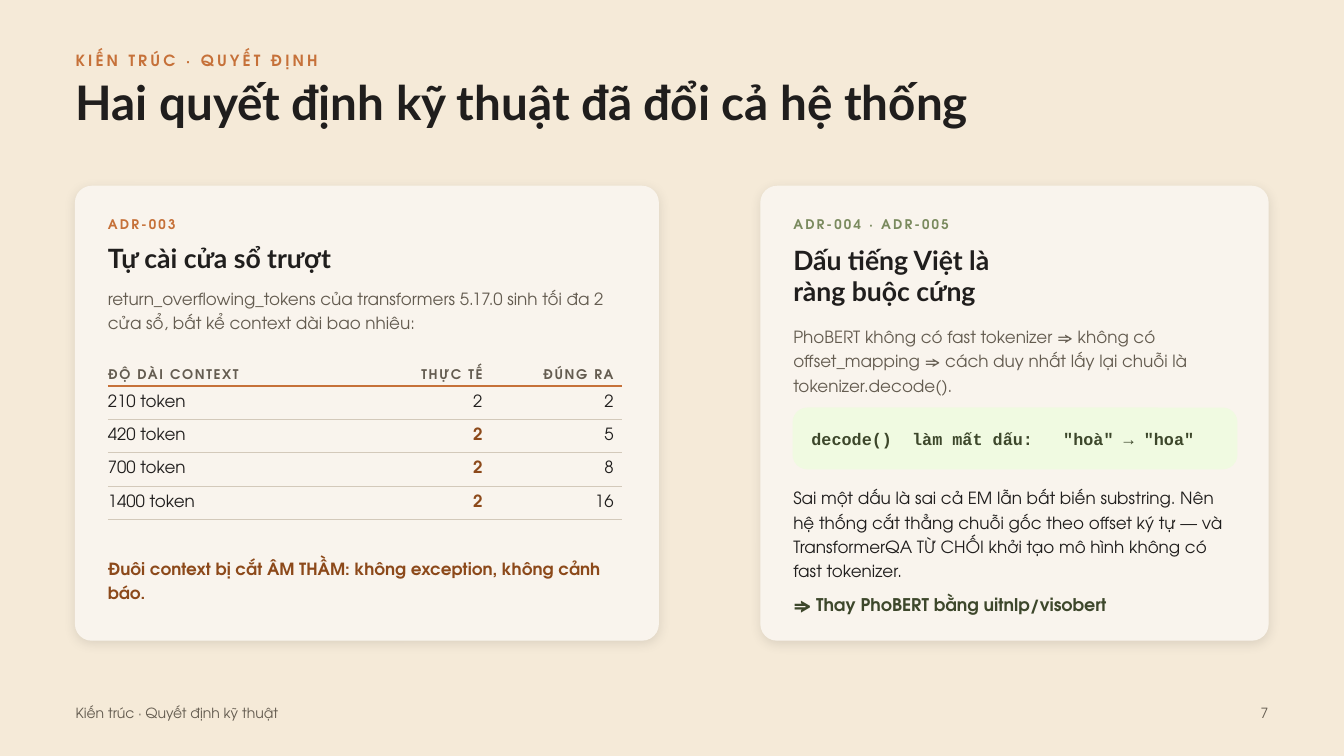
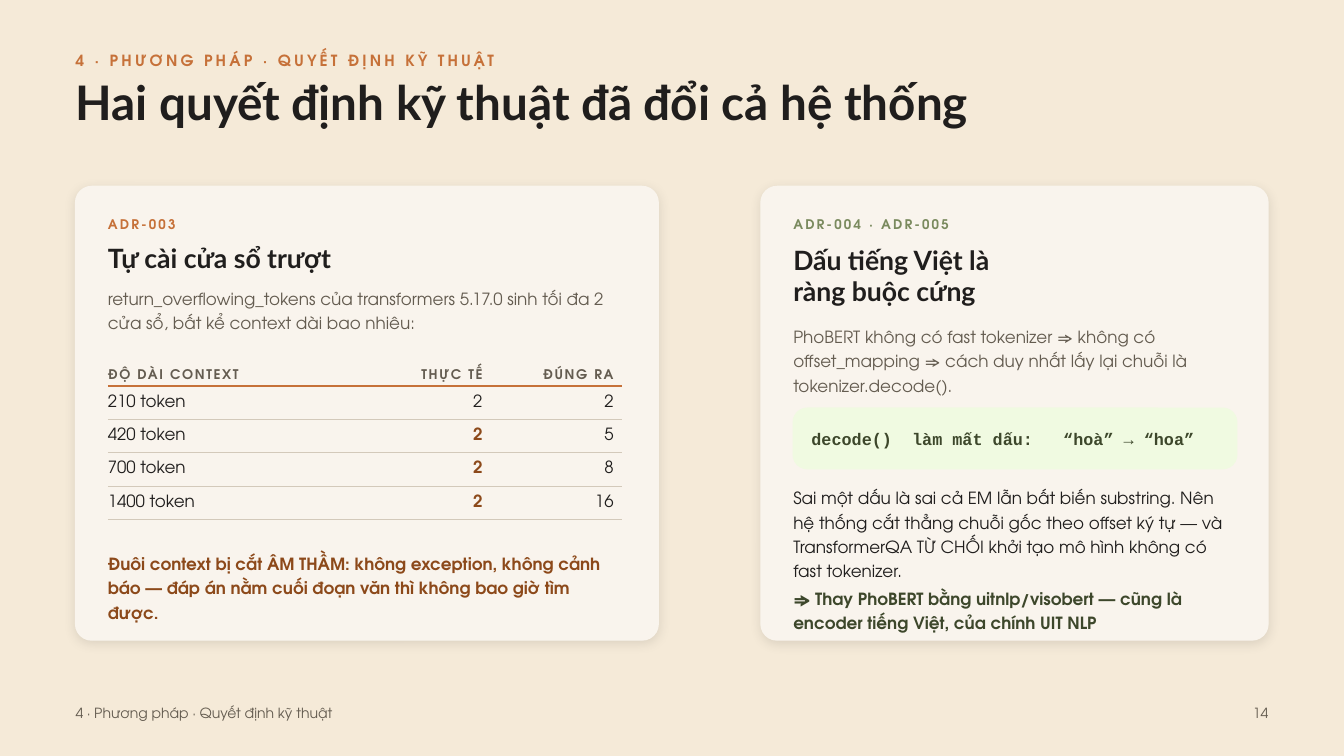
Before and after one commit to minhdang900/uit-vietnamese-mrc, a slide deck: slide 14 of slides/CS116_T11_Slide_BaoCao.pptx (slide 7 before the commit). Drawn at 1344x756 pixels with LibreOffice and Linux fonts; fonts in the diff are those of the drawing. Boxes give left, top, right and bottom in pixels: in the first picture for what was removed or moved away, otherwise in the second. Text is boxed around its words. In the diff, an @@ line names an element or a change of style, - is before the commit and + after.

```diff
--- a/slides/CS116_T11_Slide_BaoCao.pptx
+++ b/slides/CS116_T11_Slide_BaoCao.pptx
@@ text at (76,49,494,70): text changed @@
-KIẾN TRÚC · QUYẾT ĐỊNH
+4 · PHƯƠNG PHÁP · QUYẾT ĐỊNH KỸ THUẬT
@@ text at (108,551,600,623): text changed @@
-Đuôi context bị cắt ÂM THẦM: không exception, không cảnh báo.
+Đuôi context bị cắt ÂM THẦM: không exception, không cảnh báo — đáp án nằm cuối đoạn văn thì không bao giờ tìm được.
@@ text at (793,588,1182,633): text changed; size 12.5 to 12 pt @@
-⇒ Thay PhoBERT bằng uitnlp/visobert
+⇒ Thay PhoBERT bằng uitnlp/visobert — cũng là encoder tiếng Việt, của chính UIT NLP
@@ text at (76,705,332,721): text changed @@
-Kiến trúc · Quyết định kỹ thuật
+4 · Phương pháp · Quyết định kỹ thuật
@@ text at (1253,707,1268,718): text changed @@
-7
+14
```
Also in this commit, not shown: 12 other slides changed, 8 slides added, 2 slides removed, 4 other files.
